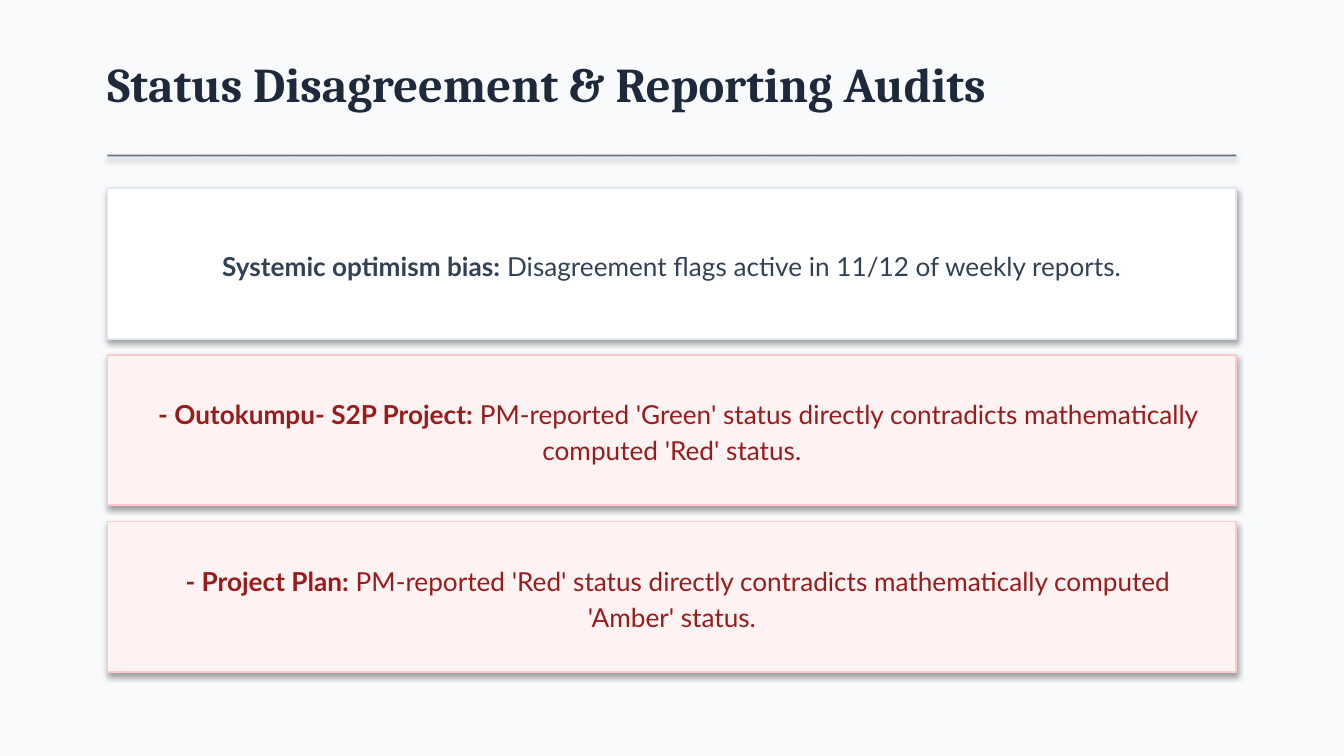
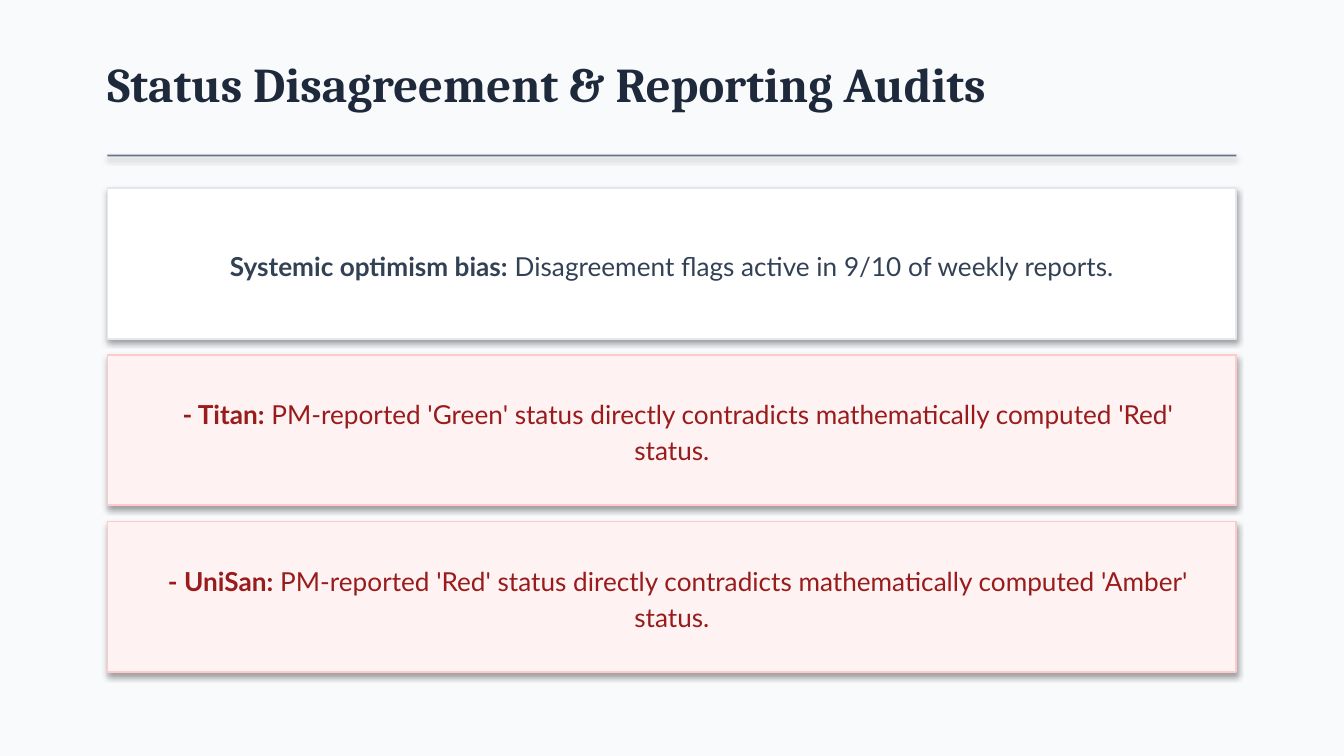
Before and after one commit to DineshKumarCLG/zycus-assessment, a slide deck: slide 5 of dashboard/public/exec_deck.pptx. Drawn at 1344x756 pixels with LibreOffice and Linux fonts; fonts in the diff are those of the drawing. Boxes give left, top, right and bottom in pixels: in the first picture for what was removed or moved away, otherwise in the second. Text is boxed around its words. In the diff, an @@ line names an element or a change of style, - is before the commit and + after.

```diff
--- a/dashboard/public/exec_deck.pptx
+++ b/dashboard/public/exec_deck.pptx
@@ text in rectangle at (230,256,1114,280): text changed @@
-Systemic optimism bias: Disagreement flags active in 11/12 of weekly reports.
+Systemic optimism bias: Disagreement flags active in 9/10 of weekly reports.
@@ text in rectangle at (198,404,1173,460): text changed @@
-- Outokumpu- S2P Project: PM-reported 'Green' status directly contradicts mathematically computed 'Red' status.
+- Titan: PM-reported 'Green' status directly contradicts mathematically computed 'Red' status.
@@ text in rectangle at (184,571,1187,627): text changed @@
-- Project Plan: PM-reported 'Red' status directly contradicts mathematically computed 'Amber' status.
+- UniSan: PM-reported 'Red' status directly contradicts mathematically computed 'Amber' status.
```
Also in this commit, not shown: 2 other slides changed, 34 other files.
